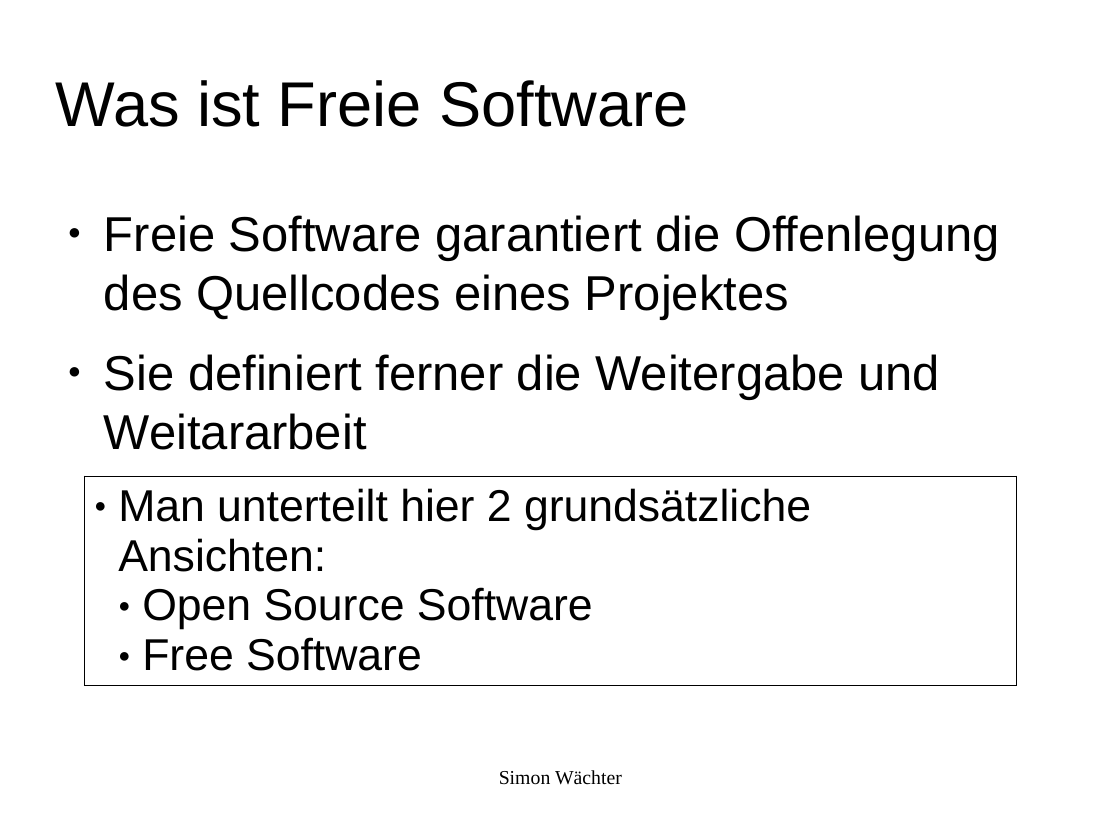
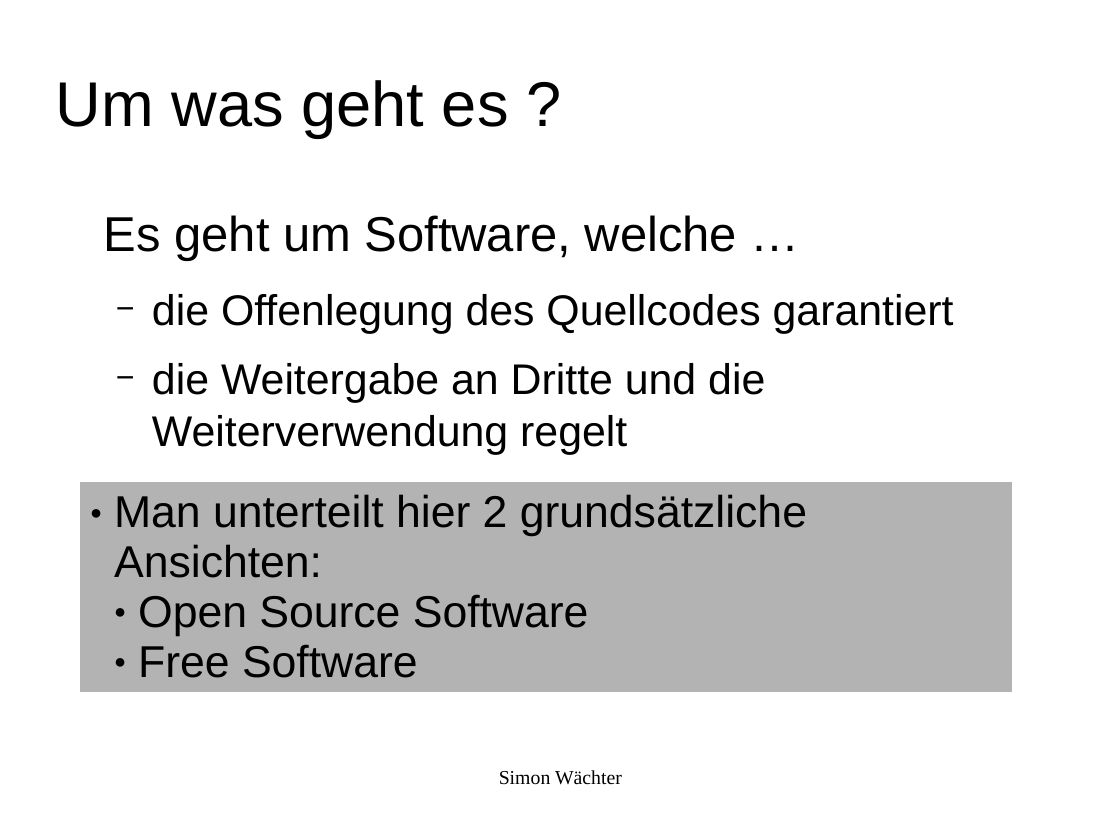
Before and after one commit to swaechter/presentations, a slide deck: slide 7 of 2014_05_10_Ubucon_2014/Freie_Software_Was_ist_das.odp. Drawn at 1120x840 pixels with LibreOffice and Linux fonts; fonts in the diff are those of the drawing; background and template pictures are left out. Boxes give left, top, right and bottom in pixels: in the first picture for what was removed or moved away, otherwise in the second. Text is boxed around its words. In the diff, an @@ line names an element or a change of style, - is before the commit and + after.

```diff
--- a/2014_05_10_Ubucon_2014/Freie_Software_Was_ist_das.odp
+++ b/2014_05_10_Ubucon_2014/Freie_Software_Was_ist_das.odp
@@ title at bbox=[56, 80, 509, 138]: text changed @@
-Was ist Freie Software
+Um was geht es ?
@@ text at bbox=[104, 215, 954, 454]: text changed; size 34.7 to 30.4 pt @@
-● Freie Software garantiert die Offenlegung des Quellcodes eines Projektes
-● Sie definiert ferner die Weitergabe und Weitararbeit
+Es geht um Software, welche …
+  − die Offenlegung des Quellcodes garantiert
+  − die Weitergabe an Dritte und die Weiterverwendung regelt
@@ table at bbox=[80, 483, 1012, 692] @@
@@ fill none to #B3B3B3 in row 1, column 1 @@
@@ borders changed @@
@@ table: place and size @@
-table at bbox=[84, 476, 1016, 685]
+table at bbox=[80, 483, 1012, 692]
```
Also in this commit, not shown: 15 other slides changed, 1 slide added.
